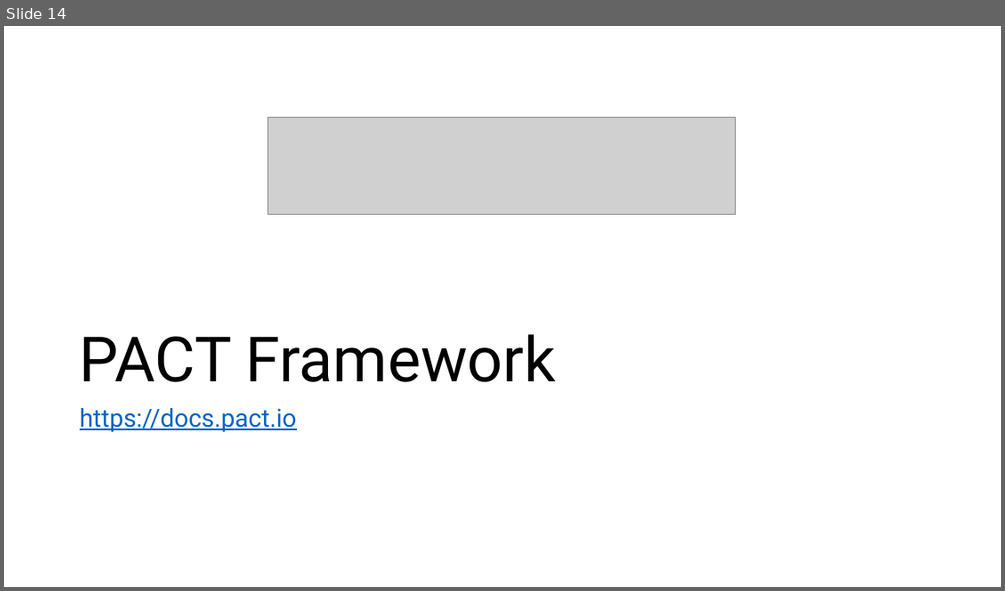
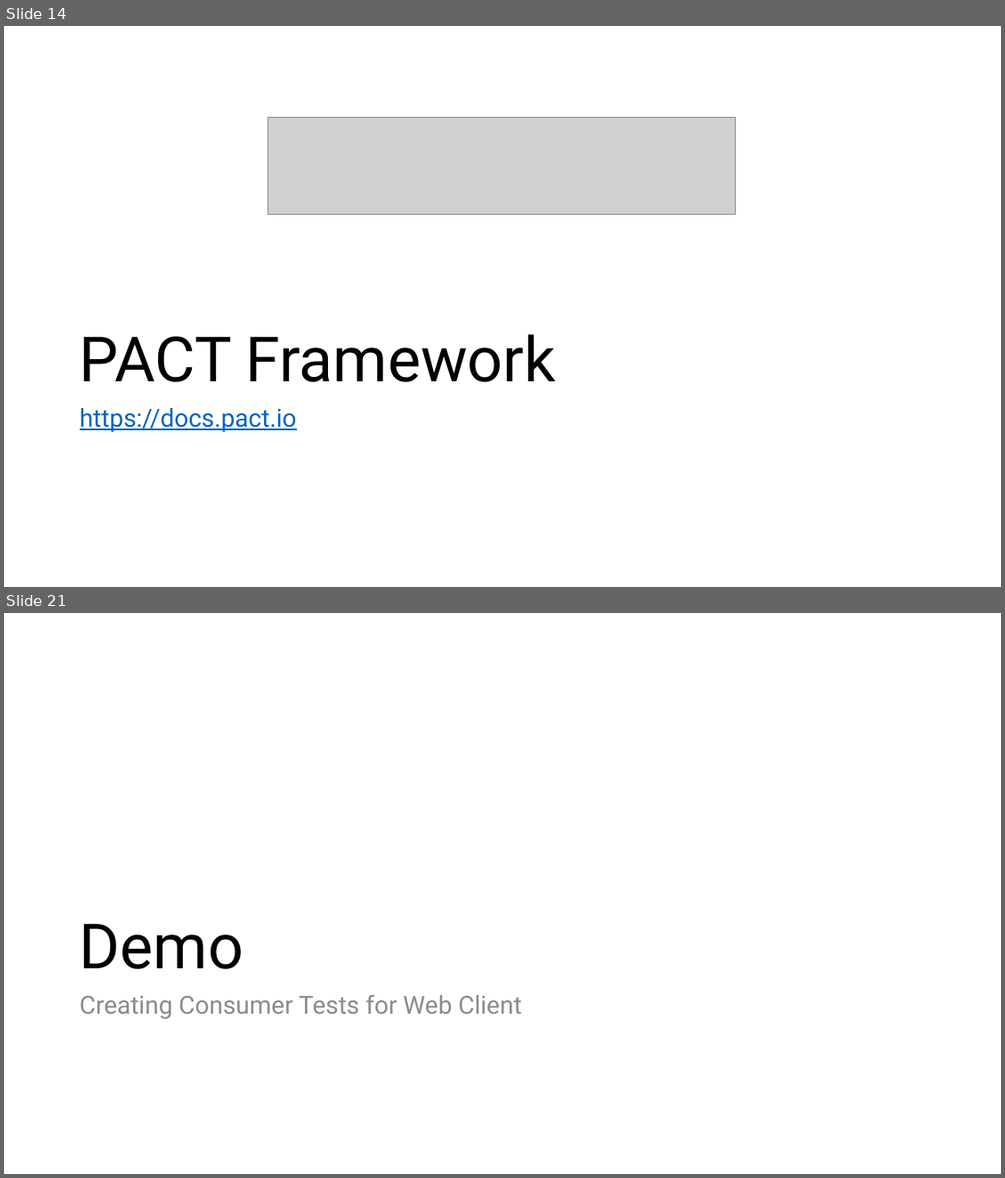
Before and after one commit to m4cx/consumer-driven-contract-testing-pact, a slide deck: powerpoint/Consumer-Driven Contract Tests using PACT.pptx. Shown one above the other, each under a label of ours: slide 14 before the commit, slides 14 and 21 after it; the slides between them are not shown. The pictures are 1005x591 and 1005x1178 pixels, drawn with LibreOffice and Linux fonts; fonts in the diff are those of the drawing; grey boxes stand for pictures. Boxes give left, top, right and bottom in pixels: in the first picture for what was removed or moved away, otherwise in the second. Text is boxed around its words. In the diff, an @@ line names an element or a change of style, - is before the commit and + after.

```diff
--- a/powerpoint/Consumer-Driven Contract Tests using PACT.pptx
+++ b/powerpoint/Consumer-Driven Contract Tests using PACT.pptx
@@ slide 21 added at (4, 613, 1001, 1174), background #FFFFFF @@
@@ title added at (80, 924, 243, 969), 60 pt, text #000000 @@
+Demo
@@ text added at (80, 995, 521, 1019), 24 pt, text #8C8C8C @@
+Creating Consumer Tests for Web Client
```
Also in this commit, not shown: 11 other slides added, 1 slide removed.
